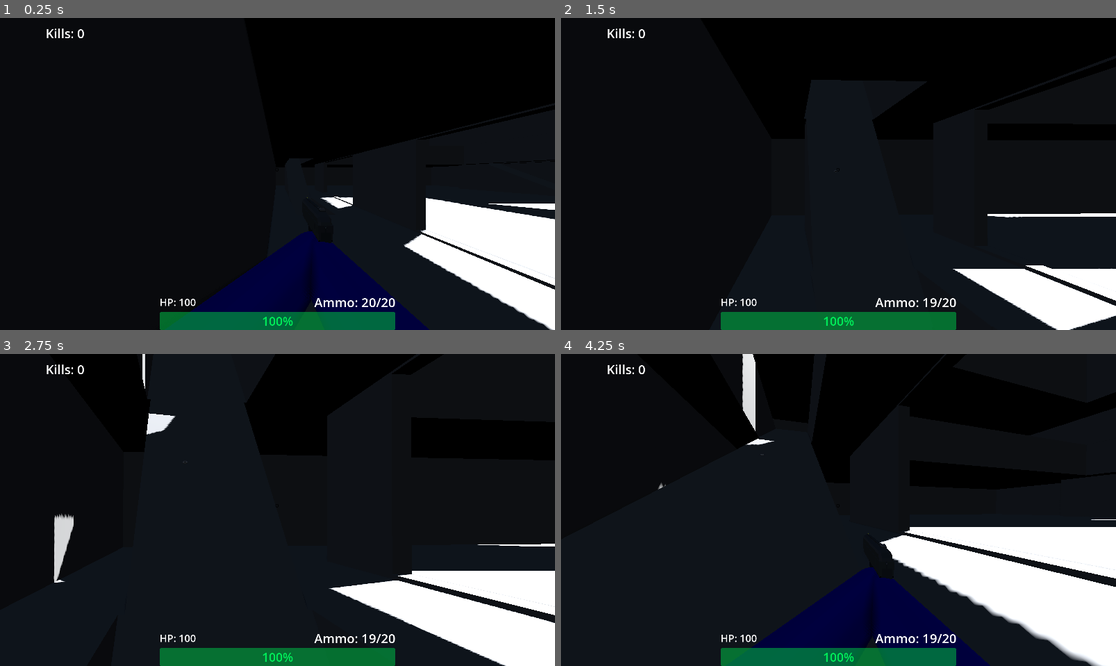
Above: before the commit, frames 1-4 (two rows, left to right).
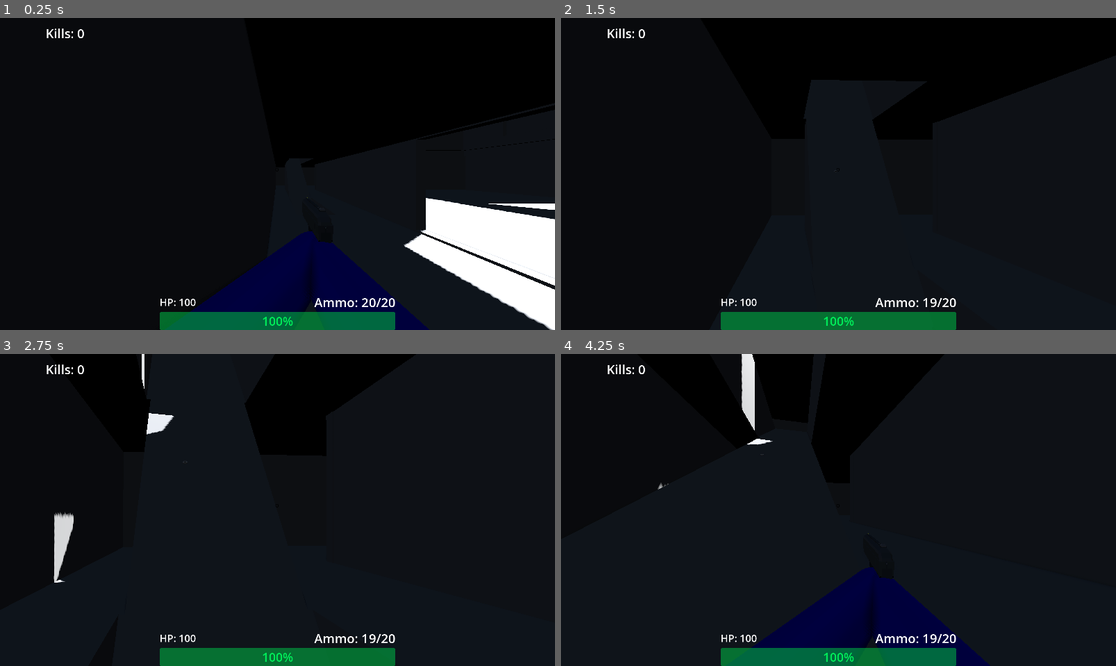
Above: after the commit, the same moments.

Repository: SaebyulH/multiplayer-game
Game: Godot game, scene res://game.tscn
Same seed, same stepped clock (60 frames per second), same inputs: the game is played once before the commit and once after it. This scene is started directly instead of the project's main scene. A sky picture missing from this copy of the repository is replaced by a grey-blue gradient.
Inputs (mouse positions are in pixels of both pictures, inside the frame that each line leads up to):
- Up to frame 1 (0.25 s): no input
- Up to frame 2 (1.5 s): move the mouse to (866, 174) at 0.52 s; hold Right mouse button (ads) 0.53-1.28 s; hold W (forward) from 0.53 s (still down); tap Space (jump) at 0.77 s; move the mouse to (810, 174) at 1.27 s; click (810, 174) at 1.35 s
- Up to frame 3 (2.75 s): keep holding W (forward); tap Space (jump) at 1.52 s; move the mouse to (288, 503) at 2.02 s; hold Mouse wheel down (weapon_next) from 2.03 s (still down)
- Up to frame 4 (4.25 s): keep holding W (forward); move the mouse to (832, 516) at 2.77 s; release Mouse wheel down (weapon_next) at 2.78 s; tap Mouse wheel up (weapon_prev) at 2.85 s; tap Space (jump) at 3.02, 3.77 s; move the mouse to (877, 513) at 3.52 s; hold Right mouse button (ads) from 3.53 s (still down)

The runs differ from the first frame. In frame 1, 0.1% of the frame differs, in the area x 51-64%, y 46-62%; in frame 2, 3.8%; in frame 3, 7.6%; in frame 4, 11%, in the area x 17-100%, y 0-100%.

Commit message:
Update game.tscn

Diff:
--- a/game.tscn
+++ b/game.tscn
@@ -139,7 +139,7 @@
 size = Vector3(3.0962183, 15, 16.785566)
 
 [node name="CSGBox3D15" type="CSGBox3D" parent="CSGCombiner3D" unique_id=100022916]
-transform = Transform3D(1, 0, 0, 0, 0.86602545, -0.50000006, 0, 0.50000006, 0.86602545, -17.87053, 6.477477, 1.859442)
+transform = Transform3D(0.99999464, -0.0011908966, 0.0030498472, 0.0025580318, 0.8655921, -0.5007433, -0.0020435934, 0.50074846, 0.8655905, -17.885237, 6.4801617, 1.862258)
 operation = 2
 size = Vector3(3.6574774, 6.180176, 31.131416)
 
@@ -152,9 +152,21 @@
 transform = Transform3D(0.99999994, -0.00019119386, 0.00016594496, 0.00019122375, 1, -0.00011782835, -0.0001659105, 0.00011787685, 0.9999999, -12.010989, 4.295619, 25.491074)
 size = Vector3(0.6152402, 8.05127, 64.27539)
 
+[node name="CSGBox3D35" type="CSGBox3D" parent="CSGCombiner3D" unique_id=1494598921]
+transform = Transform3D(0.99999994, -0.00019119386, 0.00016594496, 0.00019122375, 1, -0.00011782835, -0.0001659105, 0.00011787685, 0.9999999, 23.965322, 4.295619, 25.491074)
+size = Vector3(0.6152402, 8.05127, 64.27539)
+
 [node name="CSGBox3D19" type="CSGBox3D" parent="CSGCombiner3D" unique_id=964610424]
-transform = Transform3D(0.99999994, -0.00019119386, 0.00016594496, 0.00019122375, 1, -0.00011782835, -0.0001659105, 0.00011787685, 0.9999999, -12.010989, 13.870307, 25.491074)
-size = Vector3(0.6152402, 8.05127, 64.27539)
+transform = Transform3D(0.99999374, -0.0027472218, 0.0022120415, 0.0027493974, 0.99999577, -0.0009777757, -0.0022093377, 0.000983859, 0.999997, -11.996281, 13.867622, 25.488258)
+size = Vector3(0.6152402, 8.05127, 64.27539)
+
+[node name="CSGBox3D29" type="CSGBox3D" parent="CSGCombiner3D" unique_id=1388546640]
+transform = Transform3D(0.99999374, -0.0027472218, 0.0022120415, 0.0027493974, 0.99999577, -0.0009777757, -0.0022093377, 0.000983859, 0.999997, 5.6989393, 13.927631, -6.190546)
+size = Vector3(36.11902, 8.05127, 0.99609375)
+
+[node name="CSGBox3D38" type="CSGBox3D" parent="CSGCombiner3D" unique_id=1426862383]
+transform = Transform3D(0.99999374, -0.0027472218, 0.0022120415, 0.0027493974, 0.99999577, -0.0009777757, -0.0022093377, 0.000983859, 0.999997, 5.6989393, 4.3365974, -6.190546)
+size = Vector3(36.11902, 8.05127, 0.99609375)
 
 [node name="CSGBox3D12" type="CSGBox3D" parent="CSGCombiner3D" unique_id=1352140340]
 transform = Transform3D(1, 0, 0, 0, 1, 0, 0, 0, 1, -9, 3.4909363, 48.281956)
@@ -166,8 +178,13 @@
 operation = 2
 size = Vector3(7, 5.9818726, 11.876953)
 
-[node name="CSGBox3D17" type="CSGBox3D" parent="CSGCombiner3D" unique_id=1662864246]
-transform = Transform3D(1, 0, 0, 0, 1, 0, 0, 0, 1, -9, 3.4909363, 6.789177)
+[node name="CSGBox3D27" type="CSGBox3D" parent="CSGCombiner3D" unique_id=49992137]
+transform = Transform3D(1, 0, 0, 0, 1, 0, 0, 0, 1, 26.03159, 3.4909363, 48.281956)
+operation = 2
+size = Vector3(7, 5.9818726, 11.876953)
+
+[node name="CSGBox3D28" type="CSGBox3D" parent="CSGCombiner3D" unique_id=1572809758]
+transform = Transform3D(1, 0, 0, 0, 1, 0, 0, 0, 1, 26.03159, 3.4909363, 27.376892)
 operation = 2
 size = Vector3(7, 5.9818726, 11.876953)
 
@@ -185,3 +202,22 @@
 transform = Transform3D(1, 0, 0, 0, 1, 0, 0, 0, 1, -9, 13.205529, 6.789177)
 operation = 2
 size = Vector3(7, 3, 11.876953)
+
+[node name="CSGBox3D23" type="CSGBox3D" parent="CSGCombiner3D" unique_id=366224995]
+transform = Transform3D(0.99999374, -0.0027472218, 0.0022120415, 0.0027493974, 0.99999577, -0.0009777757, -0.0022093377, 0.000983859, 0.999997, 23.561268, 13.867622, 25.488258)
+size = Vector3(0.6152402, 8.05127, 64.27539)
+
+[node name="CSGBox3D24" type="CSGBox3D" parent="CSGCombiner3D" unique_id=1992322951]
+transform = Transform3D(1, 0, 0, 0, 1, 0, 0, 0, 1, 26.557549, 13.205529, 48.281956)
+operation = 2
+size = Vector3(7, 3, 11.876953)
+
+[node name="CSGBox3D25" type="CSGBox3D" parent="CSGCombiner3D" unique_id=1621098020]
+transform = Transform3D(1, 0, 0, 0, 1, 0, 0, 0, 1, 26.557549, 13.205529, 27.376892)
+operation = 2
+size = Vector3(7, 3, 11.876953)
+
+[node name="CSGBox3D26" type="CSGBox3D" parent="CSGCombiner3D" unique_id=1822196271]
+transform = Transform3D(1, 0, 0, 0, 1, 0, 0, 0, 1, 26.557549, 13.205529, 6.789177)
+operation = 2
+size = Vector3(7, 3, 11.876953)
